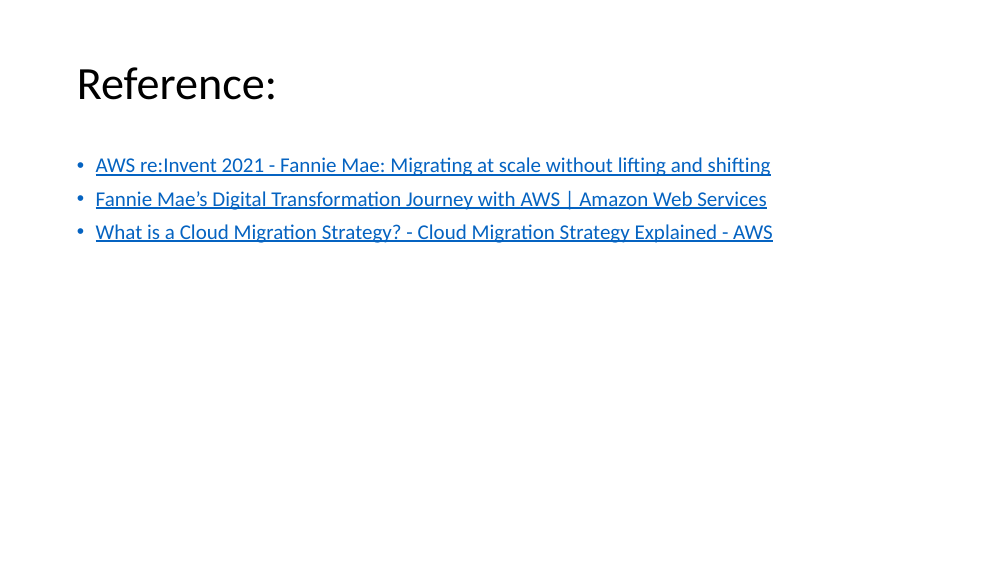
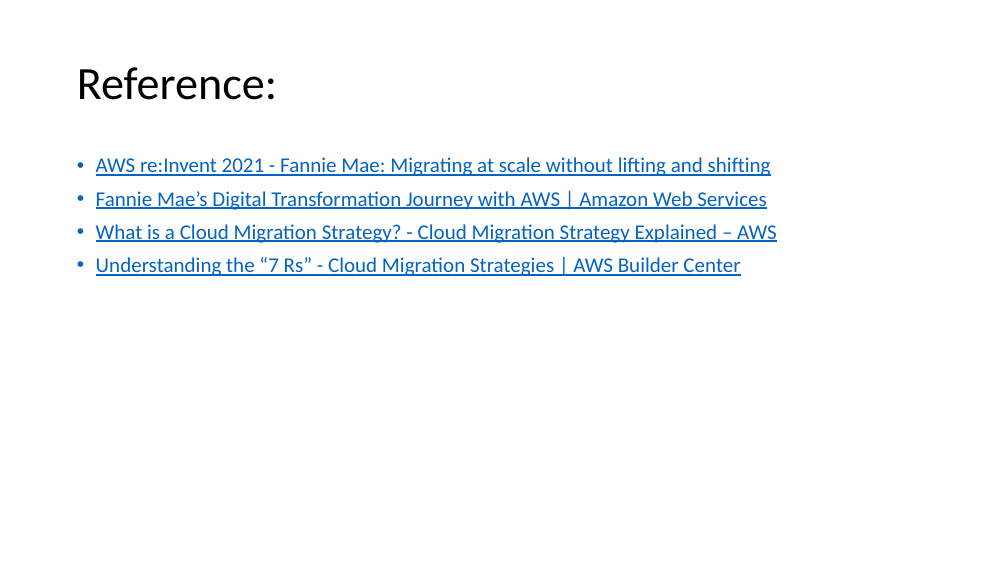
Before and after one commit to wx2123/WSDS-2026-OH, a slide deck: slide 14 of 2026 WSDS - Wujian Xue.pptx. Drawn at 1008x567 pixels with LibreOffice and Linux fonts; fonts in the diff are those of the drawing. Boxes give left, top, right and bottom in pixels: in the first picture for what was removed or moved away, otherwise in the second. Text is boxed around its words. In the diff, an @@ line names an element or a change of style, - is before the commit and + after.

```diff
--- a/2026 WSDS - Wujian Xue.pptx
+++ b/2026 WSDS - Wujian Xue.pptx
@@ text at [96,224,777,276]: text changed @@
-• What is a Cloud Migration Strategy? - Cloud Migration Strategy Explained - AWS
+• What is a Cloud Migration Strategy? - Cloud Migration Strategy Explained – AWS
+• Understanding the “7 Rs” - Cloud Migration Strategies | AWS Builder Center
```
Also in this commit, not shown: 8 other slides changed.
